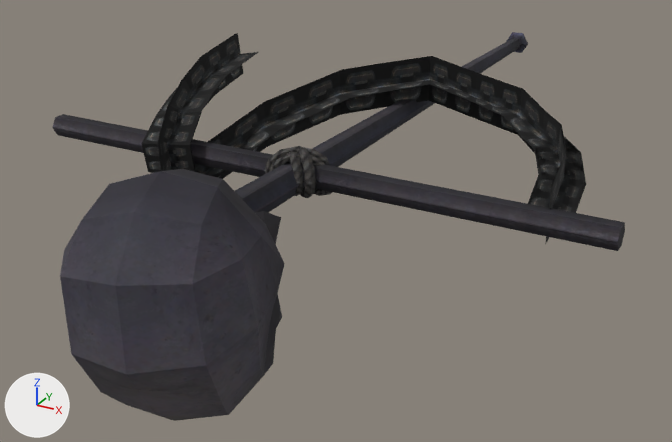
Two versions of the OBJ model sceneobjs/huodong_fuben_651/huodong_fuben_653__zhalan_02.obj, one commit apart.
Before and after are seen from a 50 mm camera at (226.0, -712.0, 176.0) aimed at (-14.0, -276.0, -42.0). The axes (+X, +Y, +Z) are drawn at lower left. The lights are the same throughout. Where no turn or scale is listed for an object, it has been applied to the vertices. Vertices at the same position are counted once.

Objects in the first picture: 'huodong_fuben_653__zhalan_02'.
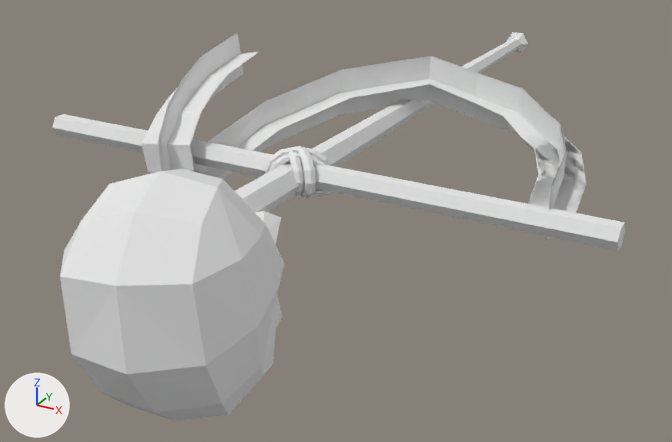
Boxes (x1, y1, x2, y2) around the edits, measured in the pictures (672 x 442 px):
part 1 of me_huodong_fuben_653__zhalan_02, recoloured (black to grey)
    both: (141, 33, 586, 245)
part 2 of me_huodong_fuben_653__zhalan_02, recoloured (black to white)
    both: (52, 32, 625, 421)

Edits to the bpy script that builds the scene:
```text
Add mat_material_1_1:
    mat_material_1_1 = principled_material('material_1')
    mat_material_1_1.base_color = (0.8, 0.8, 0.8)  # white #e7e7e7
    mat_material_1_1.roughness = 1.0
Add mat_material_2_1:
    mat_material_2_1 = principled_material('material_2')
    mat_material_2_1.base_color = (0.8, 0.8, 0.8)  # white #e7e7e7
    mat_material_2_1.roughness = 1.0
Change me_huodong_fuben_653__zhalan_02:
    where me_huodong_fuben_653__zhalan_02.from_pydata(...)  # 717 vertices, 1212 faces; spans x -161.0..159.0, y -496.0..1.0, z -56.0..56.0
    used by ob_huodong_fuben_653__zhalan_02; location = (0.0, 0.0, 0.0)
    me_huodong_fuben_653__zhalan_02 part 1: all 128 faces that had it switch from mat_material_2 (picture img_huodong_fuben_652_pingtai01_tielian_png) to mat_material_2_1 (white #e7e7e7)
    me_huodong_fuben_653__zhalan_02 part 2: all 1084 faces that had it switch from mat_material_1 (picture img_huodong_fuben_653__zhalan_png) to mat_material_1_1 (white #e7e7e7)
```
